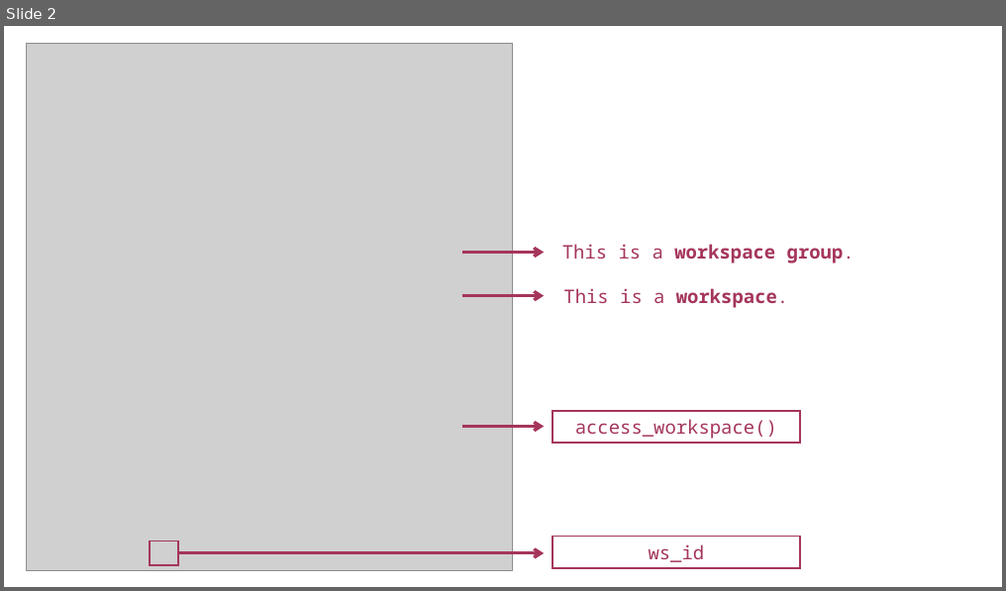
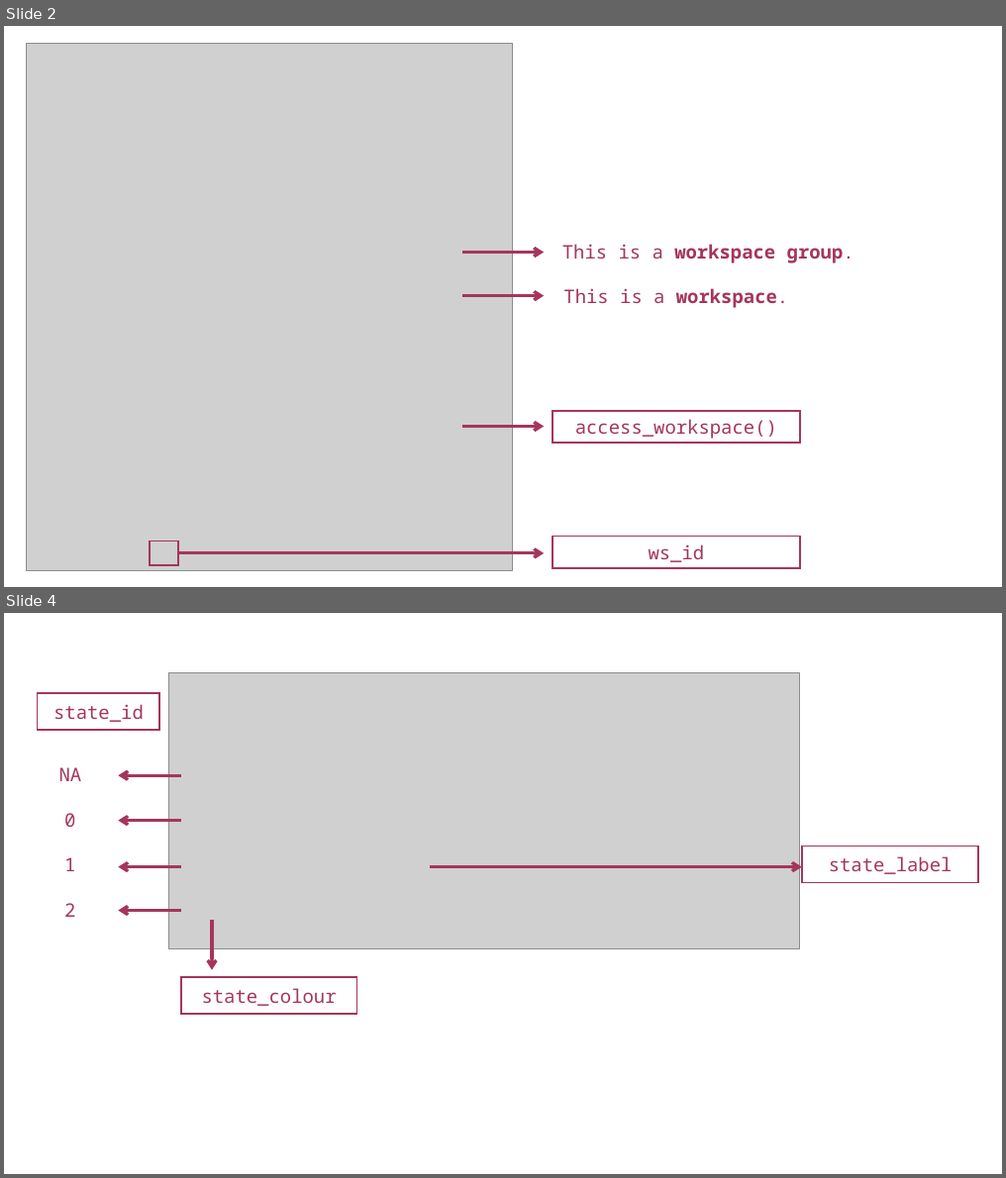
Before and after one commit to iqb-research/eatPrepTBA, a slide deck: vignettes/images/images.pptx. Shown one above the other, each under a label of ours: slide 2 before the commit, slides 2 and 4 after it; the slides between them are not shown. The pictures are 1006x591 and 1006x1178 pixels, drawn with LibreOffice and Linux fonts; fonts in the diff are those of the drawing; grey boxes stand for pictures. Boxes give left, top, right and bottom in pixels: in the first picture for what was removed or moved away, otherwise in the second. Text is boxed around its words. In the diff, an @@ line names an element or a change of style, - is before the commit and + after.

```diff
--- a/vignettes/images/images.pptx
+++ b/vignettes/images/images.pptx
@@ slide 4 added at (x1=4, y1=613, x2=1002, y2=1174), background #FFFFFF @@
@@ rectangle added at (x1=37, y1=693, x2=159, y2=730), fill #FFFFFF, outline #A5355C 1.5 pt, 18 pt, text #A5355C @@
+state_id
@@ picture added at (x1=168, y1=673, x2=799, y2=950) @@
@@ rectangle added at (x1=38, y1=762, x2=104, y2=786), fill #FFFFFF, outline #FFFFFF 1.5 pt, 18 pt, text #A5355C @@
+NA
@@ arrow added from (180, 775) to (119, 775), #A5355C 3 pt @@
@@ rectangle added at (x1=38, y1=808, x2=104, y2=832), fill #FFFFFF, outline #FFFFFF 1.5 pt, 18 pt, text #A5355C @@
+0
@@ arrow added from (180, 820) to (119, 820), #A5355C 3 pt @@
@@ rectangle added at (x1=803, y1=847, x2=979, y2=883), fill #FFFFFF, outline #A5355C 1.5 pt, 18 pt, text #A5355C @@
+state_label
@@ rectangle added at (x1=37, y1=853, x2=103, y2=876), fill #FFFFFF, outline #FFFFFF 1.5 pt, 18 pt, text #A5355C @@
+1
@@ arrow added from (180, 866) to (119, 866), #A5355C 3 pt @@
@@ arrow added from (430, 866) to (802, 866), #A5355C 3 pt @@
@@ rectangle added at (x1=37, y1=897, x2=103, y2=922), fill #FFFFFF, outline #FFFFFF 1.5 pt, 18 pt, text #A5355C @@
+2
@@ arrow added from (180, 911) to (119, 911), #A5355C 3 pt @@
@@ arrow added from (212, 920) to (212, 970), #A5355C 3 pt @@
@@ rectangle added at (x1=180, y1=977, x2=356, y2=1014), fill #FFFFFF, outline #A5355C 1.5 pt, 18 pt, text #A5355C @@
+state_colour
```
Also in this commit, not shown: 2 other slides added, 2 slides removed, 1 other file.
